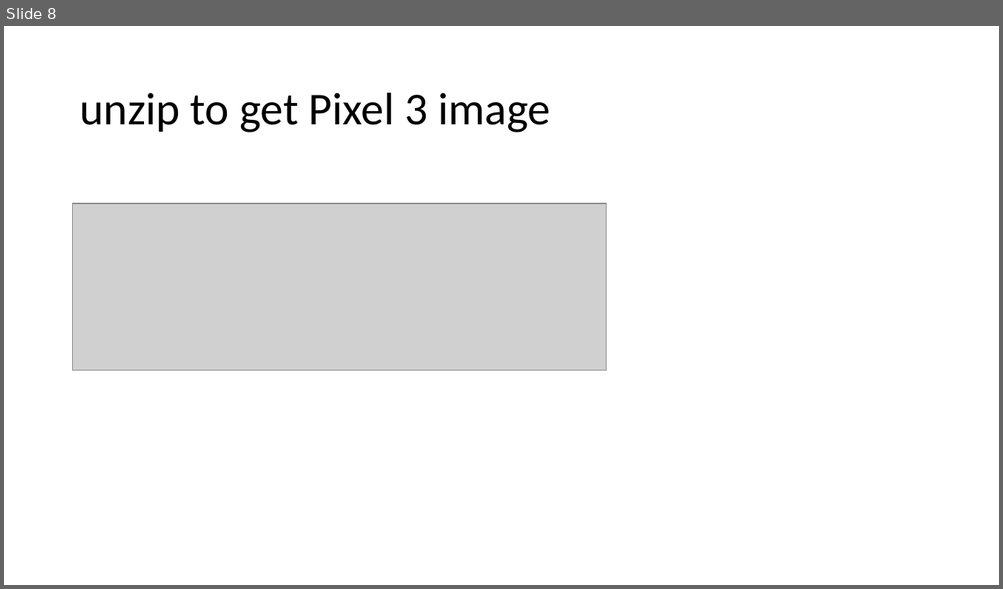
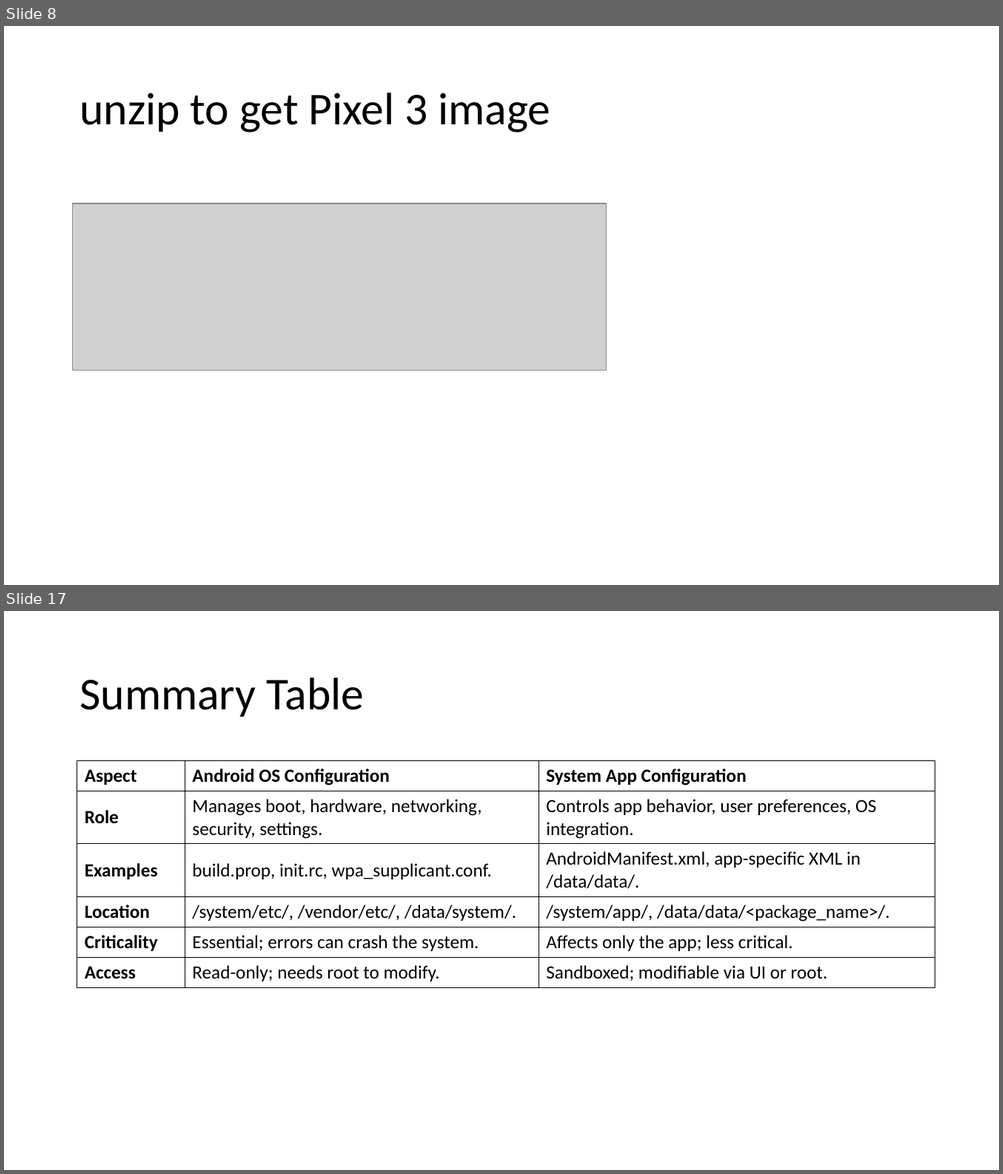
Before and after one commit to frankwxu/digital-forensics-lab, a slide deck: Android10/1_Pixel3_Image.pptx. Shown one above the other, each under a label of ours: slide 8 before the commit, slides 8 and 17 after it; the slides between them are not shown. The pictures are 1003x589 and 1003x1174 pixels, drawn with LibreOffice and Linux fonts; fonts in the diff are those of the drawing; grey boxes stand for pictures; background and template pictures are left out. Boxes give left, top, right and bottom in pixels: in the first picture for what was removed or moved away, otherwise in the second. Text is boxed around its words. In the diff, an @@ line names an element or a change of style, - is before the commit and + after.

```diff
--- a/Android10/1_Pixel3_Image.pptx
+++ b/Android10/1_Pixel3_Image.pptx
@@ slide 17 added at (4,611,999,1170), background #FFFFFF @@
@@ title added at (79,678,364,717), 44 pt, text #000000 @@
+Summary Table
@@ table added at (77,761,935,985), 6 rows, 3 columns @@
+Aspect | Android OS Configuration | System App Configuration
+Role | Manages boot, hardware, networking, security, settings. | Controls app behavior, user preferences, OS integration.
+Examples | build.prop, init.rc, wpa_supplicant.conf. | AndroidManifest.xml, app-specific XML in /data/data/.
+Location | /system/etc/, /vendor/etc/, /data/system/. | /system/app/, /data/data/<package_name>/.
+Criticality | Essential; errors can crash the system. | Affects only the app; less critical.
+Access | Read-only; needs root to modify. | Sandboxed; modifiable via UI or root.
```
Also in this commit, not shown: 1 slide changed, 10 other slides added, 1 other file.
